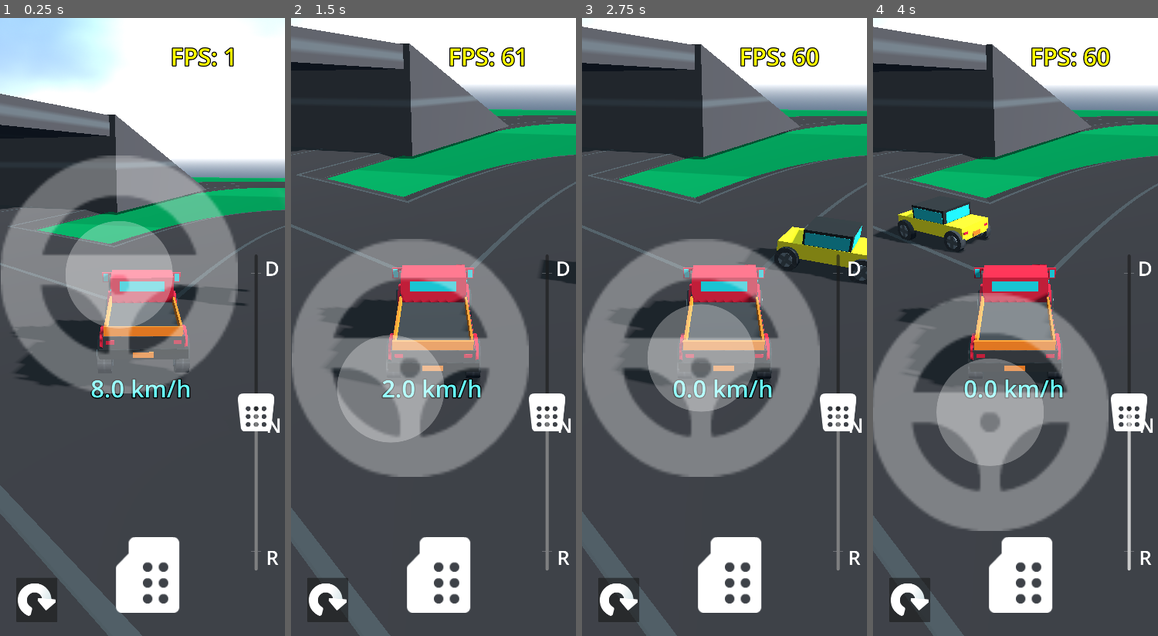
Above: before the commit, frames 1-4 (left to right).
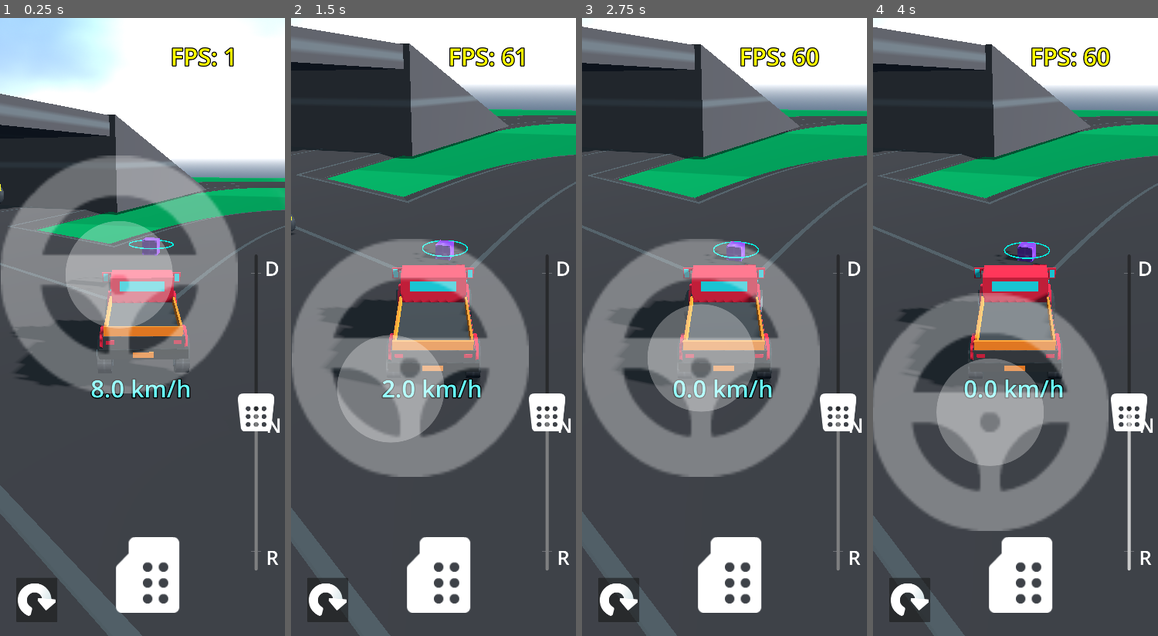
Above: after the commit, the same moments.

Repository: AssafDamari/cars-2
Game: Godot game, scene res://scenes/main.tscn
Two runs of this game, one before a commit and one after it. Both use one fixed random seed, a clock stepped at 60 frames per second and the inputs below.
Inputs (mouse positions are in pixels of both pictures, inside the frame that each line leads up to):
- Up to frame 1 (0.25 s): no input
- Up to frame 2 (1.5 s): tap Enter (ui_accept) at 0.5 s; drag from (407, 277) to (462, 191) at 0.52 s; drag from (376, 357) to (419, 450) at 1.27 s
- Up to frame 3 (2.75 s): move the mouse to (753, 191) at 2.02 s; hold Right (ui_right) from 2.03 s (still down)
- Up to frame 4 (4 s): release Right (ui_right) at 2.75 s; drag from (1001, 450) to (930, 234) at 2.77 s; move the mouse to (1101, 419) at 3.52 s; hold Left (ui_left) from 3.53 s (still down); tap Enter (ui_accept) at 3.77 s

The runs differ from the first frame. In frame 1, 0.4% of the frame differs, in the area x 0-87%, y 26-47%; in frame 2, 0.5%; in frame 3, 2.6%, in the area x 0-100%, y 2-100%; in frame 4, 2.5%.

Commit message:
Enhance area detection and visibility for active marker; refactor player controller for joystick and keyboard input

Diff:
--- a/scenes/box.gd
+++ b/scenes/box.gd
@@ -1,5 +1,10 @@
 extends RigidBody3D
 
+@onready var active_marker: MeshInstance3D = $ActiveMarker
 
 func _on_area_3d_body_entered(body: Node3D) -> void:
-	print(body.get_class())
+	if body is Car:
+		active_marker.visible = true
+
+func _on_area_3d_body_exited(body: Node3D) -> void:
+	active_marker.visible = false
--- a/scenes/box.tscn
+++ b/scenes/box.tscn
@@ -16,7 +16,14 @@
 size = Vector3(0.65, 0.65, 0.65)
 
 [sub_resource type="SphereShape3D" id="SphereShape3D_c2ln5"]
-radius = 1.7822995
+radius = 1.3697398
+
+[sub_resource type="TorusMesh" id="TorusMesh_ks2v0"]
+inner_radius = 0.95
+
+[sub_resource type="StandardMaterial3D" id="StandardMaterial3D_c2ln5"]
+shading_mode = 0
+albedo_color = Color(0, 0.9762997, 0.8964332, 1)
 
 [node name="Box" type="RigidBody3D" unique_id=74203526]
 mass = 30.0
@@ -35,4 +42,11 @@
 [node name="CollisionShape3D" type="CollisionShape3D" parent="Area3D" unique_id=1238079962]
 shape = SubResource("SphereShape3D_c2ln5")
 
+[node name="ActiveMarker" type="MeshInstance3D" parent="." unique_id=632459787]
+transform = Transform3D(1, 0, 0, 0, 1, 0, 0, 0, 1, 0, 0.09768844, 0)
+sorting_use_aabb_center = false
+mesh = SubResource("TorusMesh_ks2v0")
+surface_material_override/0 = SubResource("StandardMaterial3D_c2ln5")
+
 [connection signal="body_entered" from="Area3D" to="." method="_on_area_3d_body_entered"]
+[connection signal="body_exited" from="Area3D" to="." method="_on_area_3d_body_exited"]
--- a/scenes/main.tscn
+++ b/scenes/main.tscn
@@ -54,7 +54,7 @@
 curve = SubResource("Curve3D_ya4ey")
 
 [node name="NpxCar" parent="." unique_id=495299180 groups=["CAR"] instance=ExtResource("9_85g3d")]
-transform = Transform3D(1, 0, 0, 0, 1, 0, 0, 0, 1, -17.206684, 4.783122, 0.28125)
+transform = Transform3D(1, 0, 0, 0, 1, 0, 0, 0, 1, -17.206684, 4.783122, 18.395863)
 color = Color(0.9601279, 0.8207987, 1.540184e-06, 1)
 max_speed = 40.0
 max_brake_force = 30.0
@@ -68,15 +68,6 @@
 color = Color(0.16584054, 0.15587628, 0.15587655, 1)
 
 [node name="PlayerController" parent="Car1" unique_id=193088310 instance=ExtResource("5_ya4ey")]
-
-[node name="Box" parent="." unique_id=74203526 instance=ExtResource("4_85g3d")]
-transform = Transform3D(0.9639237, 0, 0.26617864, 0, 1, 0, -0.26617864, 0, 0.9639237, -21.549078, 3.0168571, -8.159756)
-
-[node name="Box2" parent="." unique_id=1389071900 instance=ExtResource("4_85g3d")]
-transform = Transform3D(0.9639237, 0, 0.26617864, 0, 1, 0, -0.26617864, 0, 0.9639237, -14.284032, 3.7361922, -12.100397)
-
-[node name="Box3" parent="." unique_id=1326101794 instance=ExtResource("4_85g3d")]
-transform = Transform3D(0.9639237, 0, 0.26617864, 0, 1, 0, -0.26617864, 0, 0.9639237, -15.026663, 3.8906274, -12.856585)
 
 [node name="Camera3DFollow" parent="." unique_id=2139757482 instance=ExtResource("3_jyhfs")]
 transform = Transform3D(0.64139605, 0, 0.76720995, 0, 1, 0, -0.76720995, 0, 0.64139605, 2.7503166, 1.8271985, 3.5695868)
@@ -124,3 +115,6 @@
 
 [node name="Bridge" parent="." unique_id=276212995 instance=ExtResource("6_tefeu")]
 transform = Transform3D(19.848871, -1.07268434e-07, -2.4540164, 1.07268434e-07, 20, -6.605928e-09, 2.4540164, -6.6059176e-09, 19.848871, -26.51064, -3.837562e-08, 32.3887)
+
+[node name="Box" parent="." unique_id=74203526 instance=ExtResource("4_85g3d")]
+transform = Transform3D(1, 0, 0, 0, 1, 0, 0, 0, 1, -17.358711, 2.6521802, 8.540729)
--- a/scenes/player_controller.gd
+++ b/scenes/player_controller.gd
@@ -9,8 +9,6 @@
 
 	var speed_sq = vehicle.linear_velocity.length_squared()
 
-	var joystick_input := joystick.get_value()
-
 	# 1. power
 	if speed_sq < vehicle.max_speed * vehicle.max_speed:
 		vehicle.engine_force = speed_slider.value
@@ -19,7 +17,13 @@
 
 
 	# 2. steering
+	var joystick_input := joystick.get_value()
 	var steer_input = -joystick_input.x
+
+	# if not using joystick, use keyboard input
+	if steer_input == 0.0:
+		steer_input = Input.get_action_strength("ui_left") - Input.get_action_strength("ui_right")
+
 	var steer_target = steer_input * vehicle.max_steering_angle
 	vehicle.steering = move_toward(vehicle.steering, steer_target, delta * vehicle.steering_speed)
 
